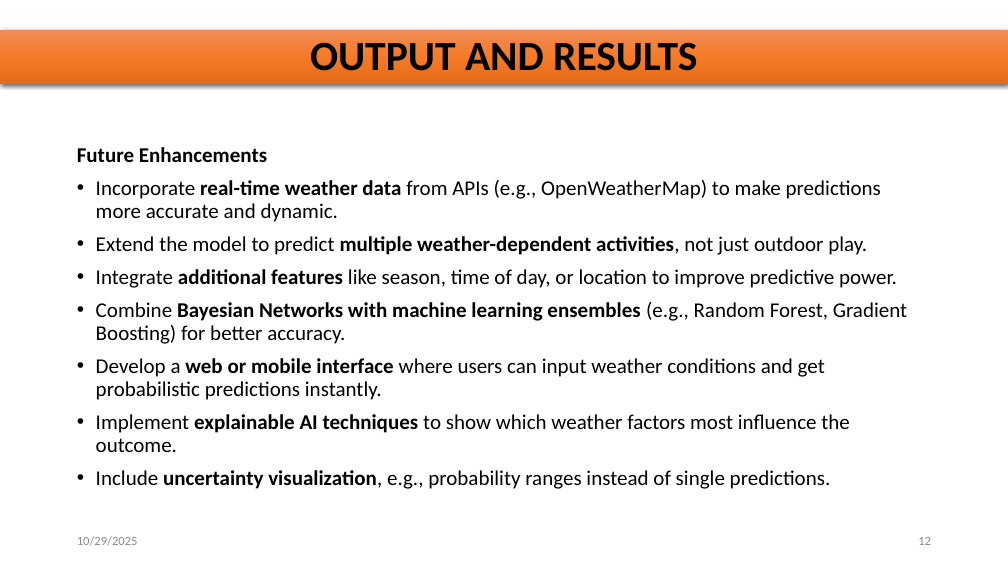
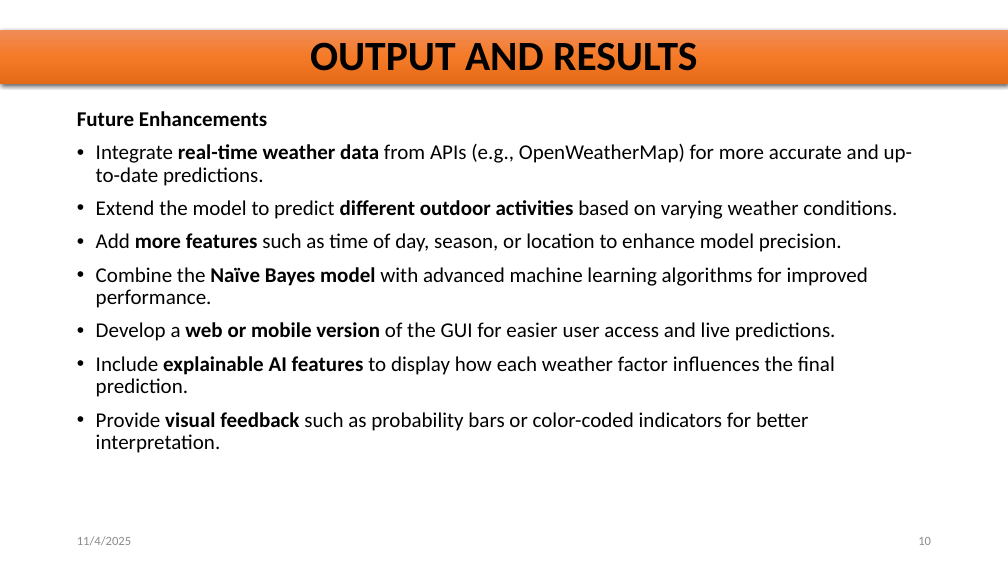
Before and after one commit to dharrini06/WeatherPredictionAI, a slide deck: slide 10 of Weather Prediction AI mini project.pptx (slide 12 before the commit). Drawn at 1008x567 pixels with LibreOffice and Linux fonts; fonts in the diff are those of the drawing. Boxes give left, top, right and bottom in pixels: in the first picture for what was removed or moved away, otherwise in the second. Text is boxed around its words. In the diff, an @@ line names an element or a change of style, - is before the commit and + after.

```diff
--- a/Weather Prediction AI mini project.pptx
+++ b/Weather Prediction AI mini project.pptx
@@ text at (96, 144, 913, 453): text changed @@
-• Incorporate real-time weather data from APIs (e.g., OpenWeatherMap) to make predictions more accurate and dynamic.
-• Extend the model to predict multiple weather-dependent activities, not just outdoor play.
-• Integrate additional features like season, time of day, or location to improve predictive power.
-• Combine Bayesian Networks with machine learning ensembles (e.g., Random Forest, Gradient Boosting) for better accuracy.
-• Develop a web or mobile interface where users can input weather conditions and get probabilistic predictions instantly.
-• Implement explainable AI techniques to show which weather factors most influence the outcome.
-• Include uncertainty visualization, e.g., probability ranges instead of single predictions.
+• Integrate real-time weather data from APIs (e.g., OpenWeatherMap) for more accurate and up-to-date predictions.
+• Extend the model to predict different outdoor activities based on varying weather conditions.
+• Add more features such as time of day, season, or location to enhance model precision.
+• Combine the Naïve Bayes model with advanced machine learning algorithms for improved performance.
+• Develop a web or mobile version of the GUI for easier user access and live predictions.
+• Include explainable AI features to display how each weather factor influences the final prediction.
+• Provide visual feedback such as probability bars or color-coded indicators for better interpretation.
@@ text at (77, 536, 131, 545): text changed @@
-10/29/2025
+11/4/2025
@@ page number at (918, 537, 931, 545): text changed @@
-12
+10
```
Also in this commit, not shown: 9 other slides changed, 1 slide added, 3 slides removed.
